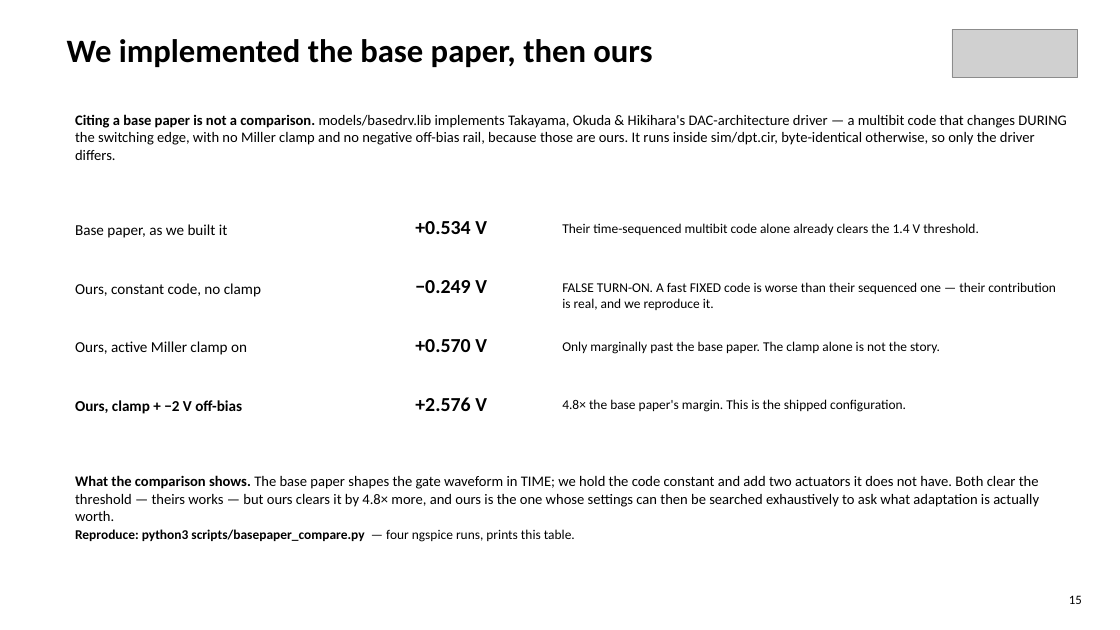
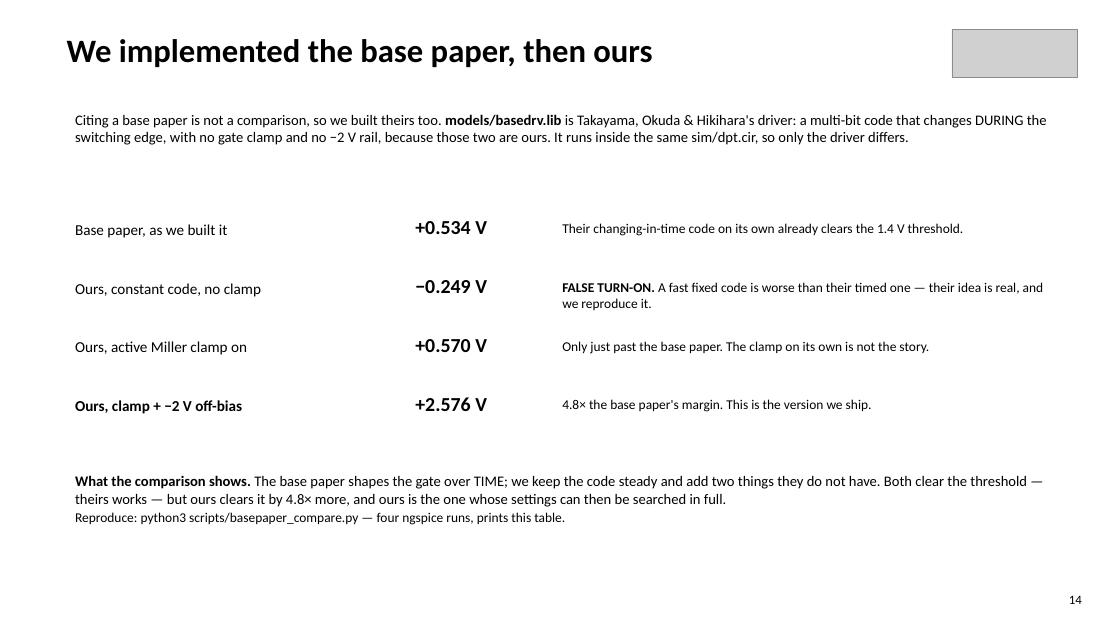
Before and after one commit to Amritha902/gan-driver, a slide deck: slide 14 of review/Review1_GaN_Segmented_Gate_Driver.pptx (slide 15 before the commit). Drawn at 1120x630 pixels with LibreOffice and Linux fonts; fonts in the diff are those of the drawing; grey boxes stand for pictures. Boxes give left, top, right and bottom in pixels: in the first picture for what was removed or moved away, otherwise in the second. Text is boxed around its words. In the diff, an @@ line names an element or a change of style, - is before the commit and + after.

```diff
--- a/review/Review1_GaN_Segmented_Gate_Driver.pptx
+++ b/review/Review1_GaN_Segmented_Gate_Driver.pptx
@@ text at box(75, 114, 1047, 145): text changed @@
-Citing a base paper is not a comparison. models/basedrv.lib implements Takayama, Okuda & Hikihara's DAC-architecture driver — a multibit code that changes DURING the switching edge, with no Miller clamp and no negative off-bias rail, because those are ours. It runs inside sim/dpt.cir, byte-identical otherwise, so only the driver differs.
+Citing a base paper is not a comparison, so we built theirs too. models/basedrv.lib is Takayama, Okuda & Hikihara's driver: a multi-bit code that changes DURING the switching edge, with no gate clamp and no −2 V rail, because those two are ours. It runs inside the same sim/dpt.cir, so only the driver differs.
@@ text at box(562, 223, 964, 236): text changed @@
-Their time-sequenced multibit code alone already clears the 1.4 V threshold.
+Their changing-in-time code on its own already clears the 1.4 V threshold.
@@ text at box(562, 282, 1044, 310): text changed @@
-FALSE TURN-ON. A fast FIXED code is worse than their sequenced one — their contribution is real, and we reproduce it.
+FALSE TURN-ON. A fast fixed code is worse than their timed one — their idea is real, and we reproduce it.
@@ text at box(562, 341, 929, 354): text changed @@
-Only marginally past the base paper. The clamp alone is not the story.
+Only just past the base paper. The clamp on its own is not the story.
@@ text at box(562, 399, 872, 412): text changed @@
-4.8× the base paper's margin. This is the shipped configuration.
+4.8× the base paper's margin. This is the version we ship.
@@ text at box(75, 475, 1027, 507): text changed @@
-What the comparison shows. The base paper shapes the gate waveform in TIME; we hold the code constant and add two actuators it does not have. Both clear the threshold — theirs works — but ours clears it by 4.8× more, and ours is the one whose settings can then be searched exhaustively to ask what adaptation is actually worth.
+What the comparison shows. The base paper shapes the gate over TIME; we keep the code steady and add two things they do not have. Both clear the threshold — theirs works — but ours clears it by 4.8× more, and ours is the one whose settings can then be searched in full.
@@ text at box(75, 512, 565, 525): bold off in "Reproduce: python3 scripts/basepaper_compare.py" @@
@@ text at box(1069, 595, 1082, 604): text changed @@
-15
+14
```
Also in this commit, not shown: 18 other slides changed, 6 slides removed, 12 other files.
